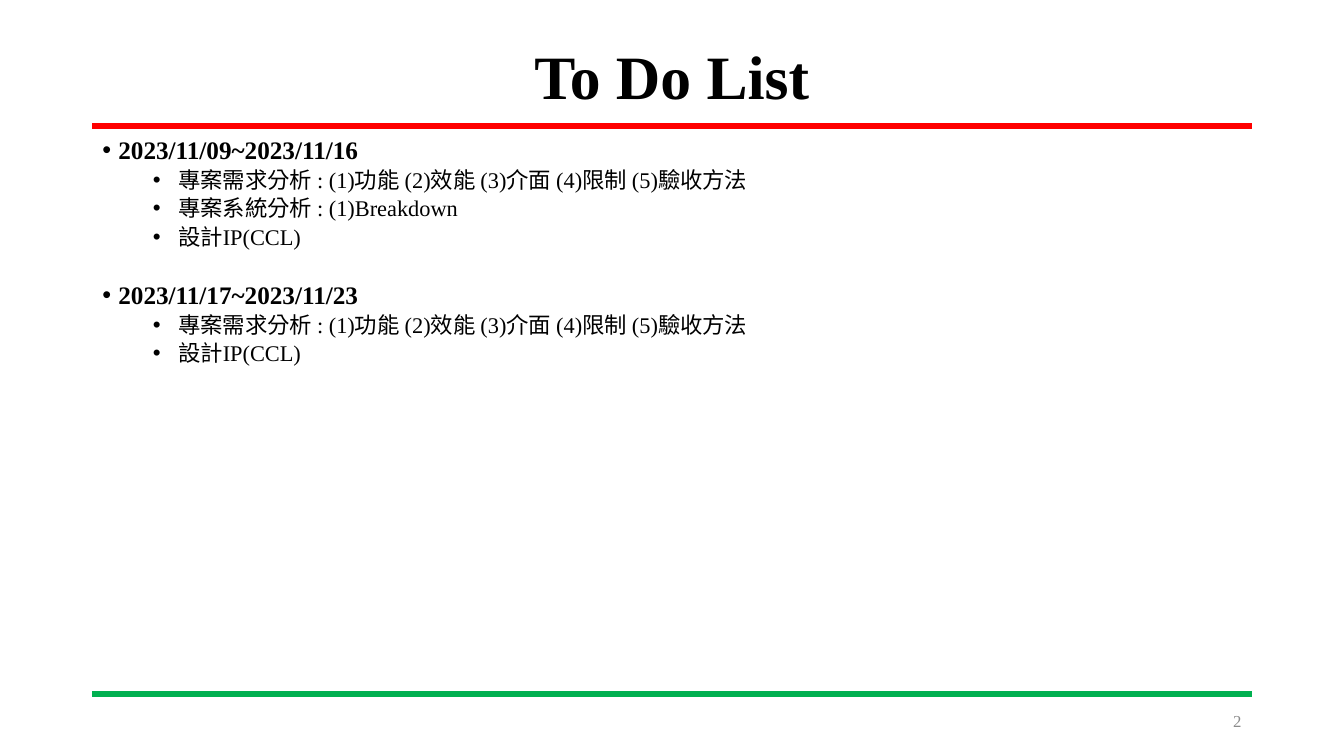
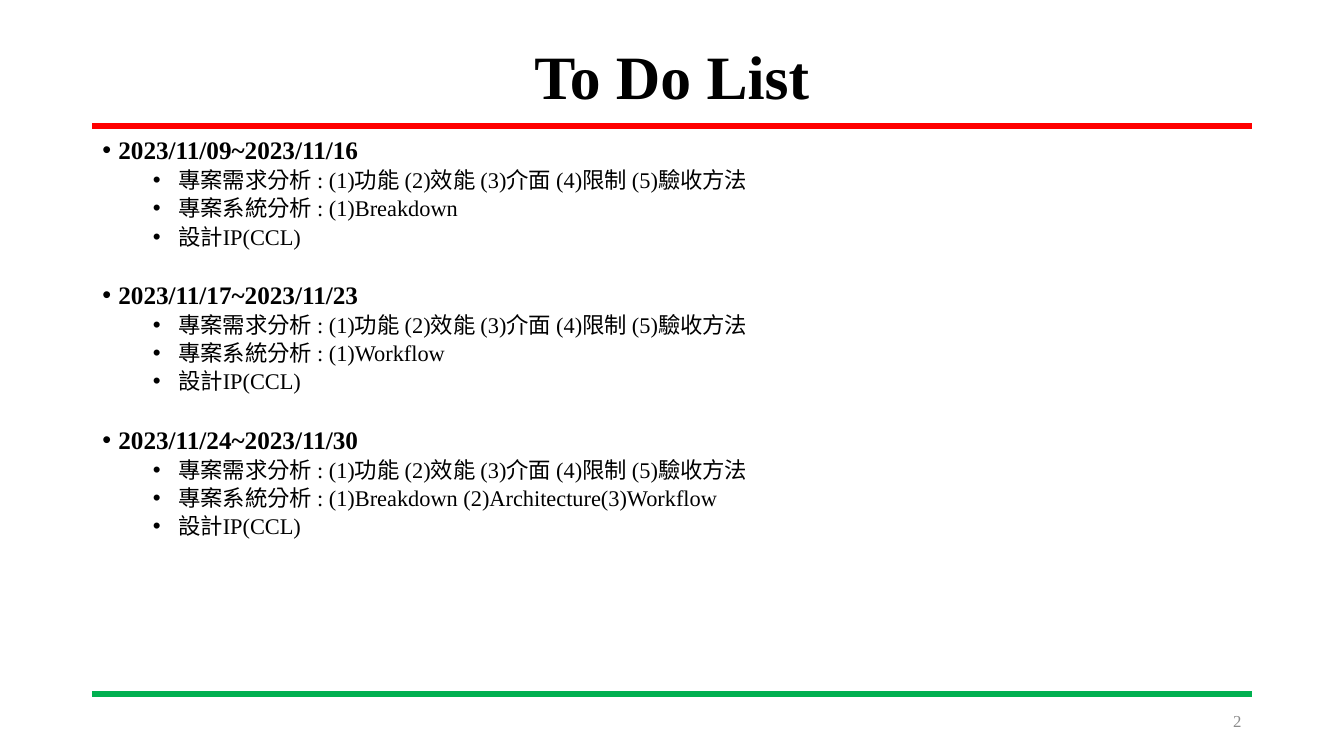
Before and after one commit to HOURFA/SoC_course, a slide deck: slide 2 of final_project/N03-DevelopmentLog/SoC_Final_project.pptx. Drawn at 1344x756 pixels with LibreOffice and Linux fonts; fonts in the diff are those of the drawing. Boxes give left, top, right and bottom in pixels: in the first picture for what was removed or moved away, otherwise in the second. Text is boxed around its words. In the diff, an @@ line names an element or a change of style, - is before the commit and + after.

Commit message:
11.30 (1)制定驗證方法 (2)新增架構、流程圖

```diff
--- a/final_project/N03-DevelopmentLog/SoC_Final_project.pptx
+++ b/final_project/N03-DevelopmentLog/SoC_Final_project.pptx
@@ text at bbox=[178, 342, 445, 366]: paragraph added @@
+  • 專案系統分析 : (1)Workflow
@@ text at bbox=[118, 432, 747, 539]: paragraphs added @@
+• 2023/11/24~2023/11/30
+  • 專案需求分析 : (1)功能 (2)效能 (3)介面 (4)限制 (5)驗收方法
+  • 專案系統分析 : (1)Breakdown (2)Architecture(3)Workflow
+  • 設計IP(CCL)
```
Also in this commit, not shown: 1 other slide changed, 8 slides added, 1 other file.
